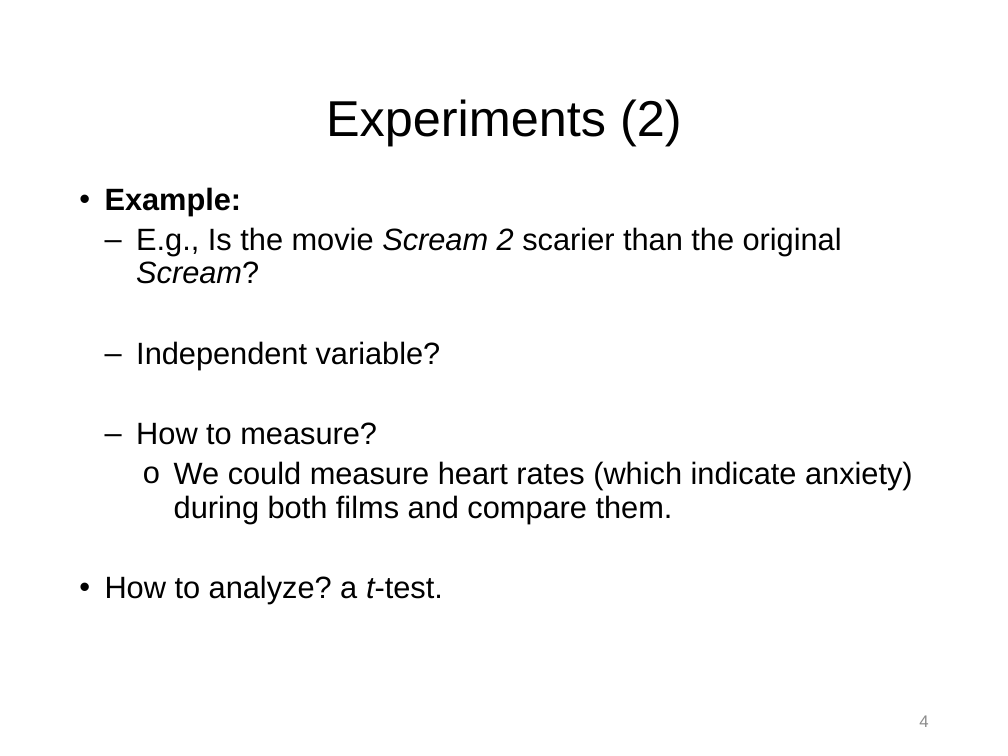
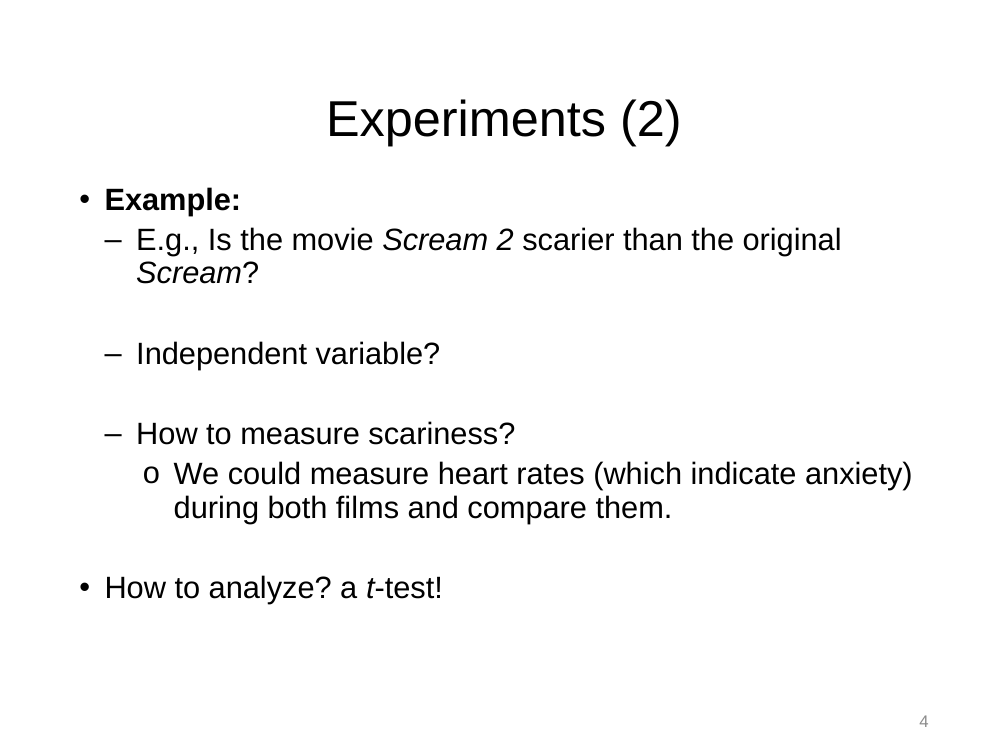
Before and after one commit to npm27/Teaching-Materials, a slide deck: slide 4 of Stats/Slides/4.1 Chapter 10 slides (Part 1 Independent t-test).pptx. Drawn at 1008x756 pixels with LibreOffice and Linux fonts; fonts in the diff are those of the drawing. Boxes give left, top, right and bottom in pixels: in the first picture for what was removed or moved away, otherwise in the second. Text is boxed around its words. In the diff, an @@ line names an element or a change of style, - is before the commit and + after.

```diff
--- a/Stats/Slides/4.1 Chapter 10 slides (Part 1 Independent t-test).pptx
+++ b/Stats/Slides/4.1 Chapter 10 slides (Part 1 Independent t-test).pptx
@@ text at <box>136,421,515,445</box>: text changed @@
-  – How to measure?
+  – How to measure scariness?
@@ text at <box>105,575,443,604</box>: text changed @@
-• How to analyze? a t-test.
+• How to analyze? a t-test!
```
Also in this commit, not shown: 6 other slides changed, 2 slides added, 6 other files.
